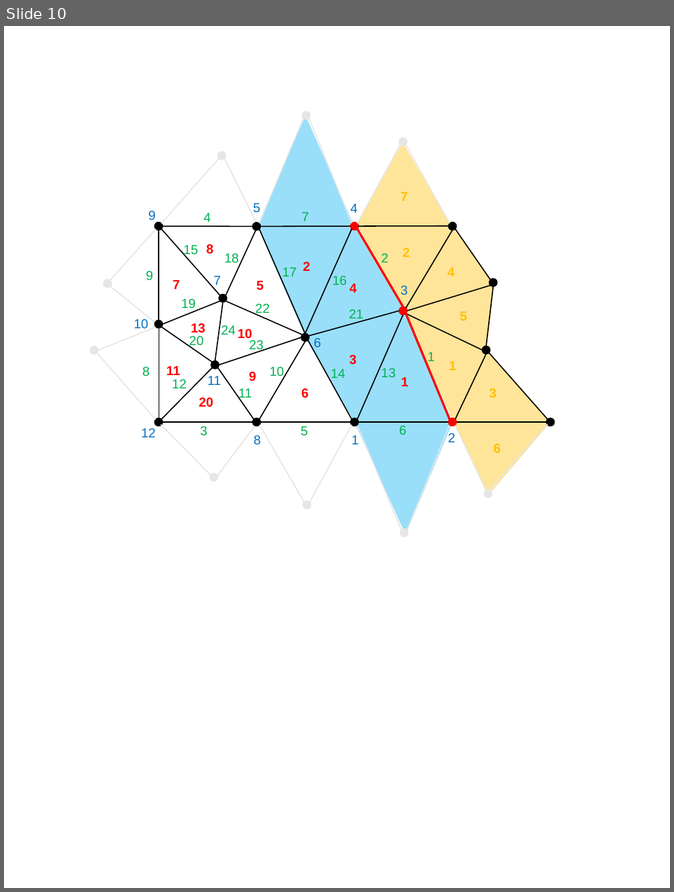
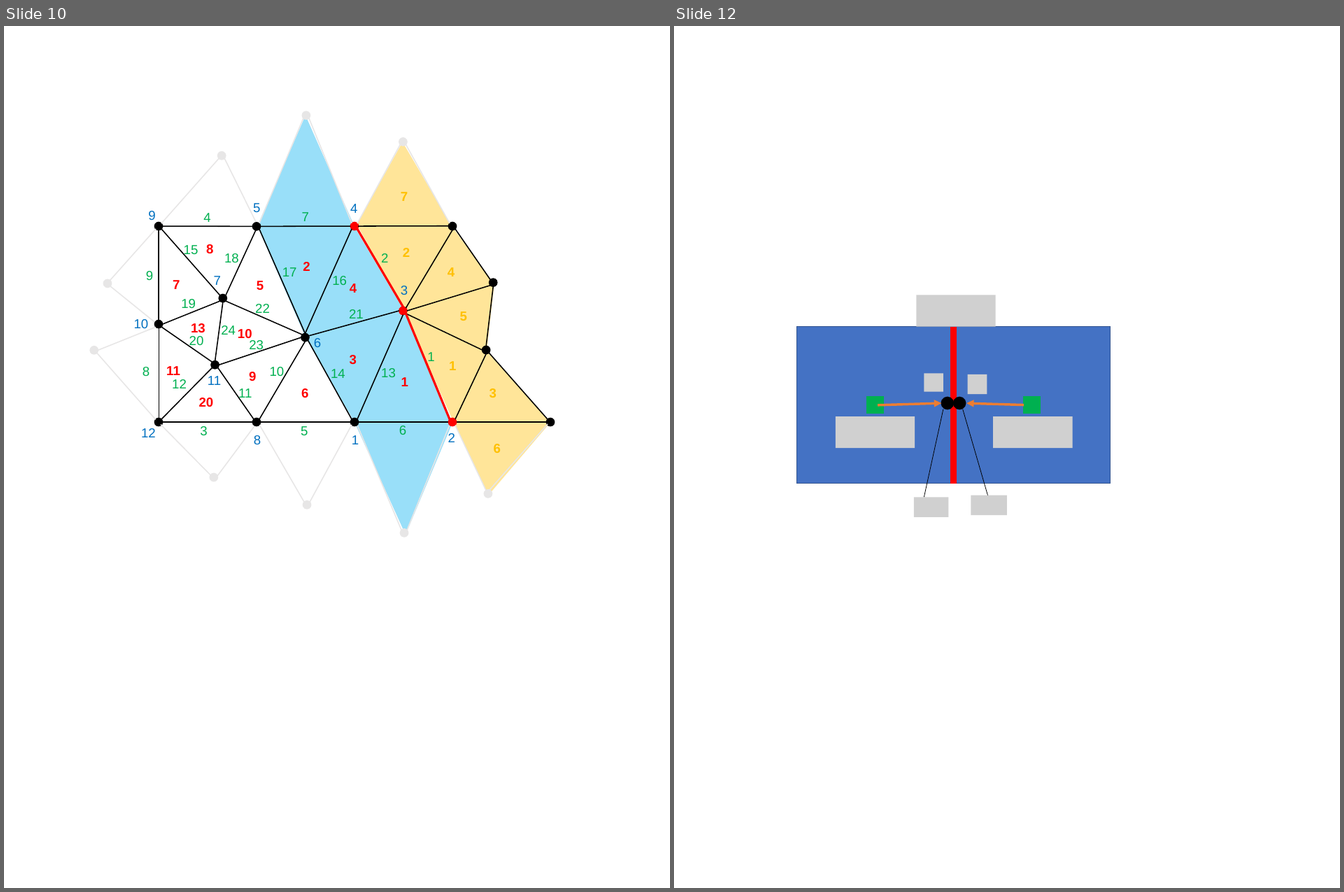
Before and after one commit to xuxiaoli-1993/xuxiaoli-1993.github.io, a slide deck: myCFDTutorial/Figures.pptx. Shown side by side, each under a label of ours: slide 10 before the commit, slides 10 and 12 after it; the slides between them are not shown. The pictures are 674x892 and 1344x892 pixels, drawn with LibreOffice and Linux fonts; fonts in the diff are those of the drawing; grey boxes stand for pictures. Boxes give left, top, right and bottom in pixels: in the first picture for what was removed or moved away, otherwise in the second. Text is boxed around its words. In the diff, an @@ line names an element or a change of style, - is before the commit and + after.

```diff
--- a/myCFDTutorial/Figures.pptx
+++ b/myCFDTutorial/Figures.pptx
@@ slide 12 added at (674,26,1340,888), background #FFFFFF @@
@@ picture added at (916,295,995,326) @@
@@ rectangle added at (797,327,954,484), fill #4472C4, outline #325491 1 pt @@
@@ rectangle added at (954,327,1111,484), fill #4472C4, outline #325491 1 pt @@
@@ line added from (954, 327) to (954, 484), #FF0000 6 pt @@
@@ picture added at (924,373,944,392) @@
@@ picture added at (968,375,988,394) @@
@@ rectangle added at (868,397,883,412), fill #00B050, outline #00B050 1 pt @@
@@ arrow added from (878, 405) to (941, 403), #ED7D31 2.25 pt @@
@@ ellipse added at (941,398,953,410), fill #000000, outline #000000 1 pt @@
@@ ellipse added at (954,398,966,410), fill #000000, outline #000000 1 pt @@
@@ arrow added from (1025, 405) to (967, 403), #ED7D31 2.25 pt @@
@@ rectangle added at (1025,397,1040,412), fill #00B050, outline #00B050 1 pt @@
@@ picture added at (836,417,915,448) @@
@@ line added from (944, 410) to (924, 497), #000000 0.5 pt @@
@@ line added from (963, 410) to (988, 497), #000000 0.5 pt @@
@@ picture added at (993,417,1072,448) @@
@@ picture added at (914,497,948,517) @@
@@ picture added at (971,496,1007,515) @@
```
Also in this commit, not shown: 1 other slide added, 15 other files.
